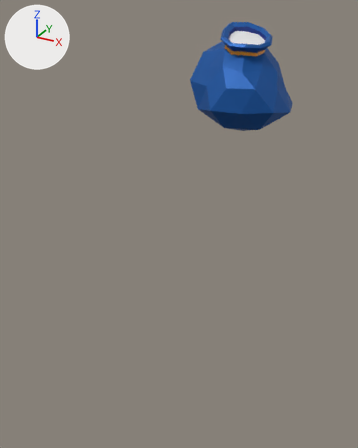
The FBX model Assets/Models/Main Scene/Bag_with_presents.fbx: old version first, new version second.
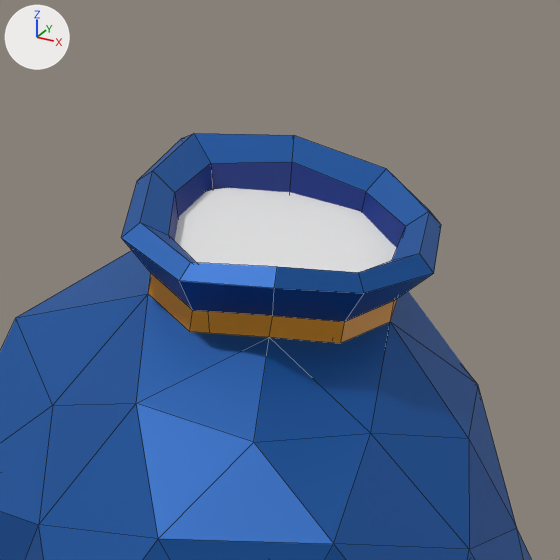
Old and new are each drawn whole from a camera (50 mm lens) standing at (1.88, -2.94, 2.71) and looking at (-0.17, 0.78, 0.85) and again close up on the part from 56% to 82% of the width and 0% to 20% of the height. Lighting does not change. The marker at upper left points along +X, +Y and +Z. The close-ups show mesh edges as thin lines. Where no turn or scale is listed for an object, it has been applied to the vertices.

The first close-up shows 'Bag with presents', 'Portal'.
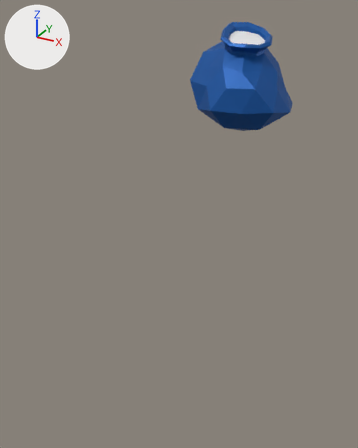
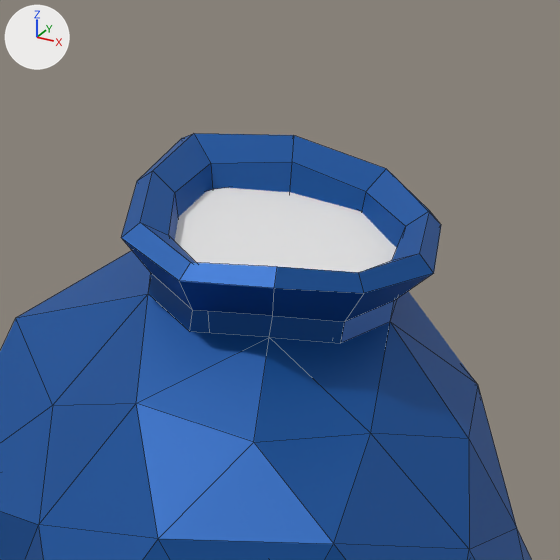
The change in detail:
me_icosphere_001 has 150 vertices, 144 faces and spans x -1.01..1.23, y -0.95..3.35, z 0.19..2.54.
me_icosphere_001 is used by ob_bag_with_presents; location (0.0, 0.0, 0.0).
me_icosphere_001 no longer uses material mat_present (pink #e70055).
me_icosphere_001 no longer uses material mat_present_3 (dark green #3f7748).
me_icosphere_001 part 1: all 10 faces that had it switch from mat_lenta (orange #e79a1f) to mat_main (blue #0e58a5).
me_icosphere_001 part 2: all 11 faces that had it switch from mat_inside (blue #002a7f) to mat_main (blue #0e58a5).

Where the change shows, as pixel boxes (x1, y1, x2, y2) in the close-ups (560 x 560 px):
part 1 of me_icosphere_001, recoloured: (148, 273, 398, 343) in both
part 2 of me_icosphere_001, recoloured: (169, 162, 406, 248) in both
